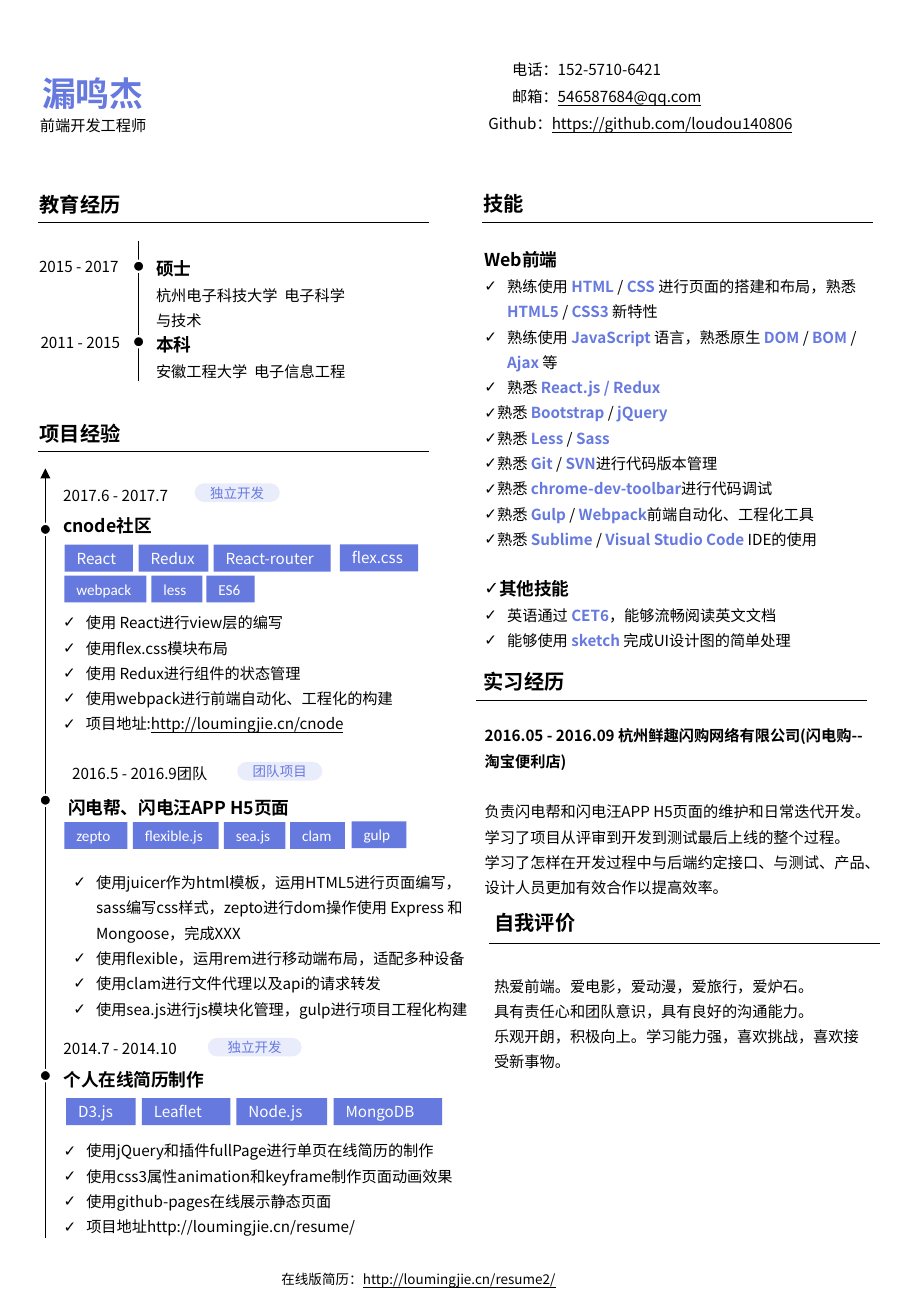
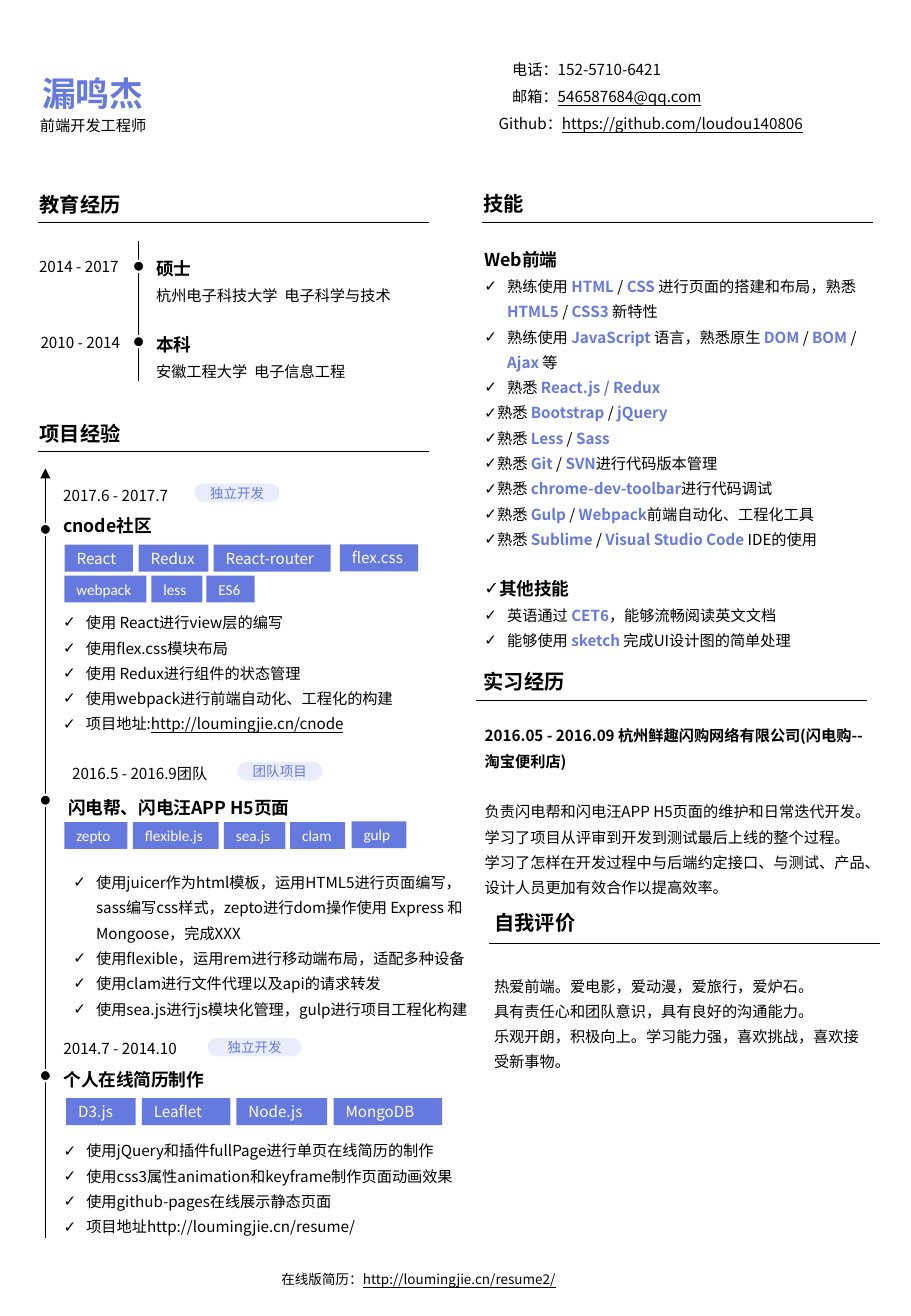
Before and after one commit to loudou140806/resume2, a slide deck: slide 1 of doc/resume.pptx. Drawn at 911x1316 pixels with LibreOffice and Linux fonts; fonts in the diff are those of the drawing. Boxes give left, top, right and bottom in pixels: in the first picture for what was removed or moved away, otherwise in the second. Text is boxed around its words. In the diff, an @@ line names an element or a change of style, - is before the commit and + after.

```diff
--- a/doc/resume.pptx
+++ b/doc/resume.pptx
@@ text "电话：152-5710-6421": place and size @@
-text "电话：152-5710-6421" at bbox=[488, 62, 792, 133]
+text "电话：152-5710-6421" at bbox=[499, 62, 803, 133]
@@ text at bbox=[39, 260, 119, 272]: text changed @@
-2015 - 2017
+2014 - 2017
@@ text "硕士" rewrapped from bbox=[156, 260, 345, 379] to bbox=[156, 260, 390, 379] @@
@@ text at bbox=[41, 336, 120, 348]: text changed @@
-2011 - 2015
+2010 - 2014
```
Also in this commit, not shown: 1 other file.
